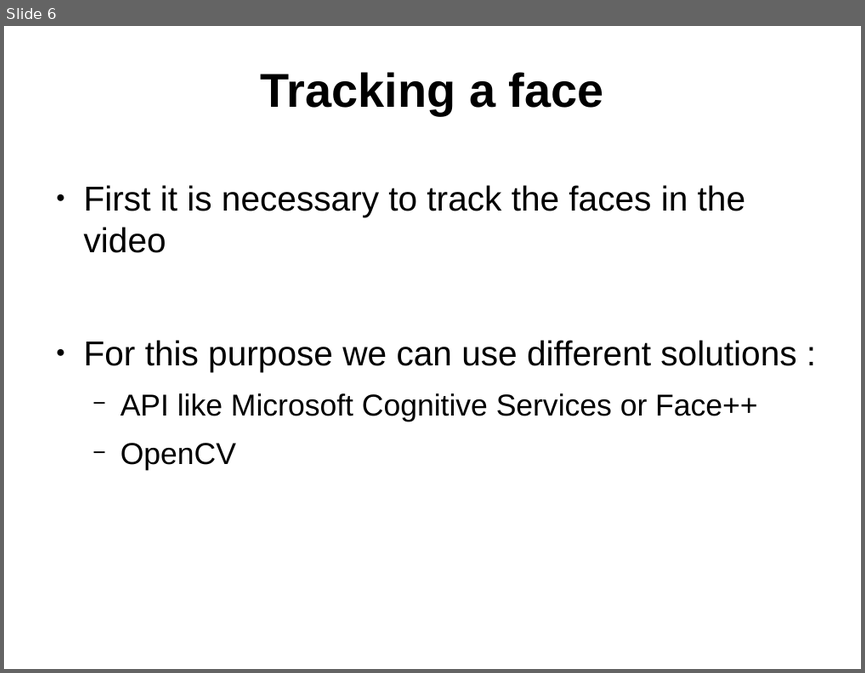
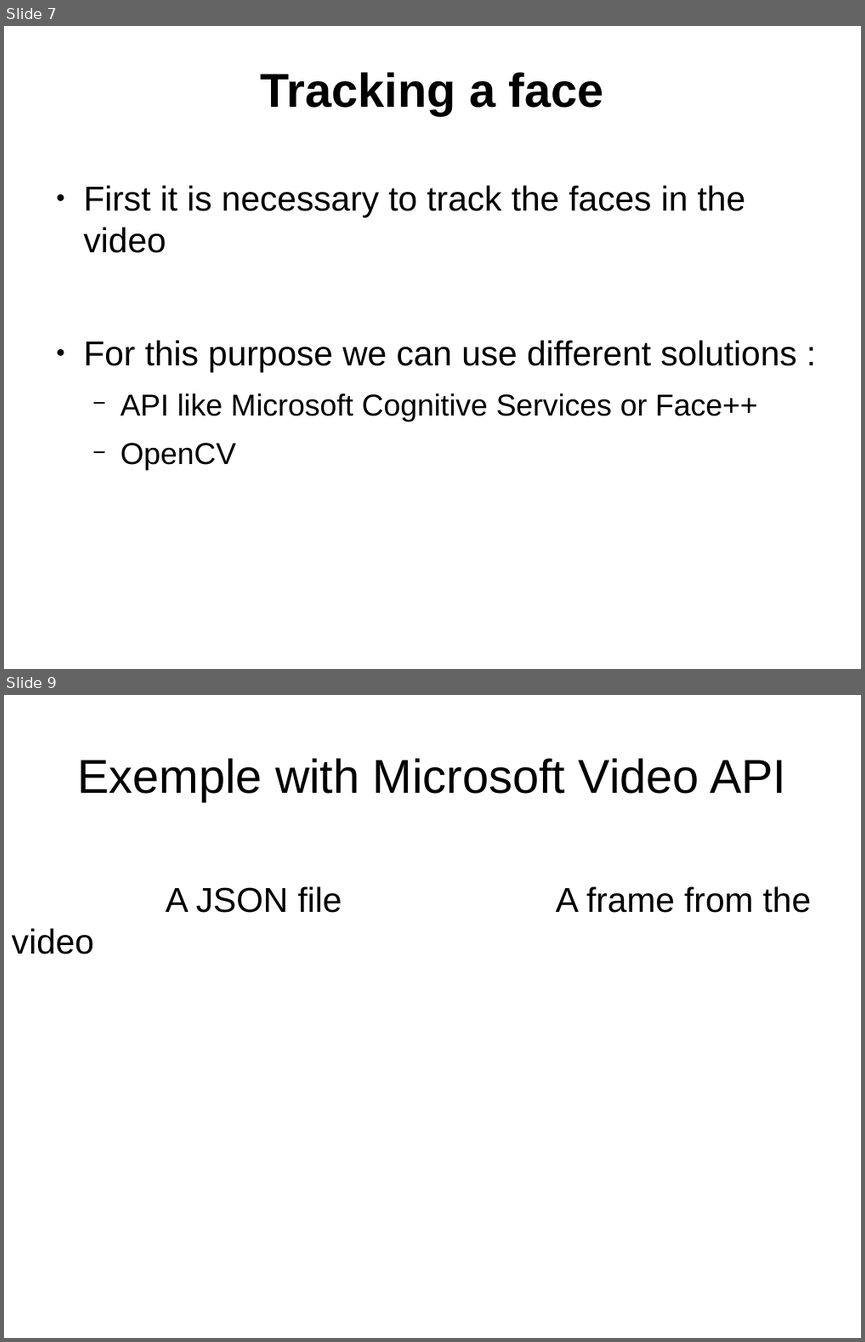
Before and after one commit to Kyin/opencv-test, a slide deck: Presentations/Presentation 9.04/Presentation.odp. Shown one above the other, each under a label of ours: slide 6 before the commit, slides 7 and 9 after it; the slides between them are not shown. The pictures are 865x673 and 865x1342 pixels, drawn with LibreOffice and Linux fonts; fonts in the diff are those of the drawing. Boxes give left, top, right and bottom in pixels: in the first picture for what was removed or moved away, otherwise in the second. Text is boxed around its words. In the diff, an @@ line names an element or a change of style, - is before the commit and + after.

```diff
--- a/Presentations/Presentation 9.04/Presentation.odp
+++ b/Presentations/Presentation 9.04/Presentation.odp
@@ slide 9 added at (4,695,861,1338), background #FFFFFF @@
@@ title added at (77,758,786,801), 44 pt, text #000000 @@
+Exemple with Microsoft Video API
@@ text added at (166,886,811,913), 32 pt, text #000000 @@
+A JSON file A frame from the video
@@ what was slide 6 is now slide 7 @@
```
Also in this commit, not shown: 5 slides changed, 3 other slides added, 1 other file.
